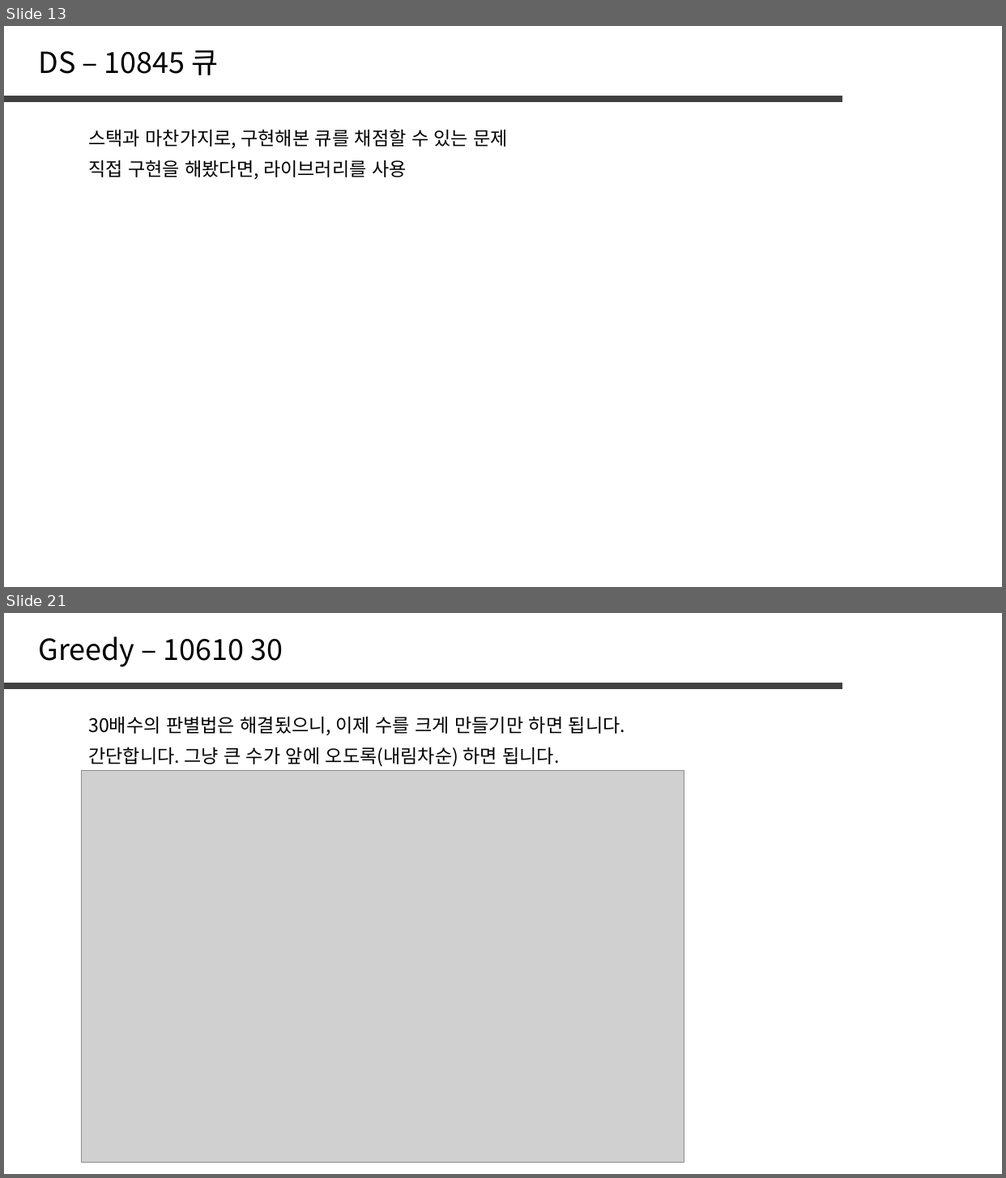
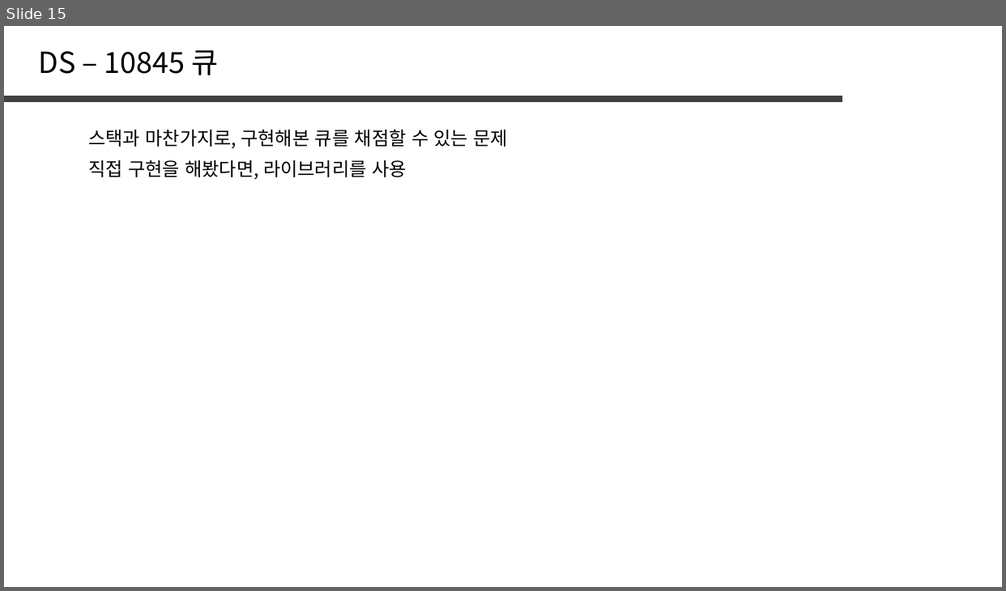
Before and after one commit to jaehoo1/PS-study, a slide deck: study/7_Stack, Queue, List.pptx. Shown one above the other, each under a label of ours: slides 13 and 21 before the commit, slide 15 after it; the slides between them are not shown. The pictures are 1006x1178 and 1006x591 pixels, drawn with LibreOffice and Linux fonts; fonts in the diff are those of the drawing; grey boxes stand for pictures. Boxes give left, top, right and bottom in pixels: in the first picture for what was removed or moved away, otherwise in the second. Text is boxed around its words. In the diff, an @@ line names an element or a change of style, - is before the commit and + after.

```diff
--- a/study/7_Stack, Queue, List.pptx
+++ b/study/7_Stack, Queue, List.pptx
@@ slide 21 removed at (x1=4, y1=613, x2=1002, y2=1174), background #FFFFFF @@
@@ text removed at (x1=39, y1=636, x2=283, y2=667) @@
-Greedy – 10610 30
@@ line removed from (4, 686) to (842, 686) @@
@@ text removed at (x1=88, y1=717, x2=625, y2=735) @@
-30배수의 판별법은 해결됬으니, 이제 수를 크게 만들기만 하면 됩니다.
@@ text removed at (x1=88, y1=747, x2=559, y2=767) @@
-간단합니다. 그냥 큰 수가 앞에 오도록(내림차순) 하면 됩니다.
@@ picture removed at (x1=81, y1=771, x2=684, y2=1162) @@
@@ what was slide 13 is now slide 15 @@
```
Also in this commit, not shown: 1 slide changed, 4 slides added, 7 other slides removed.
